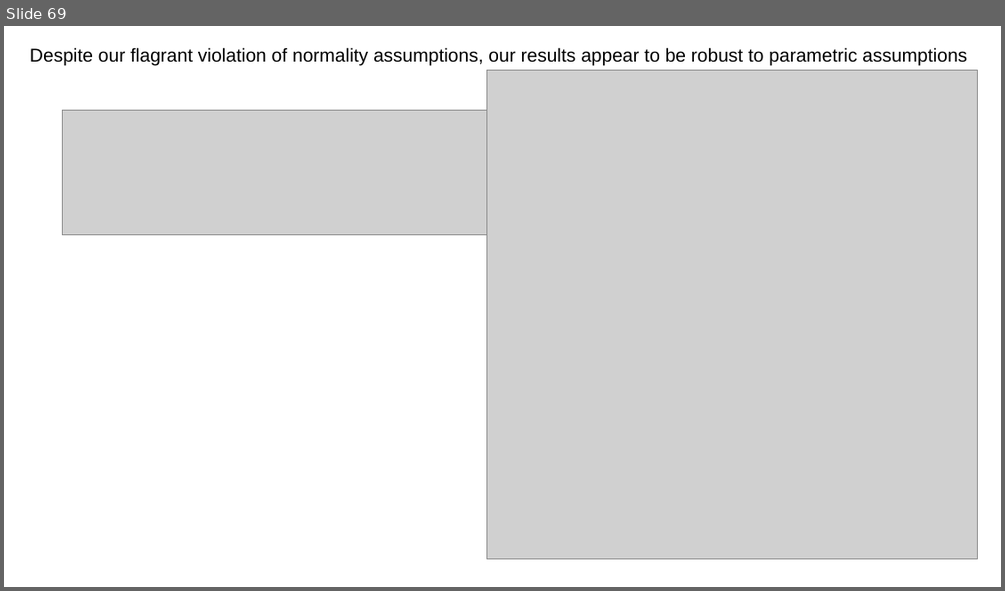
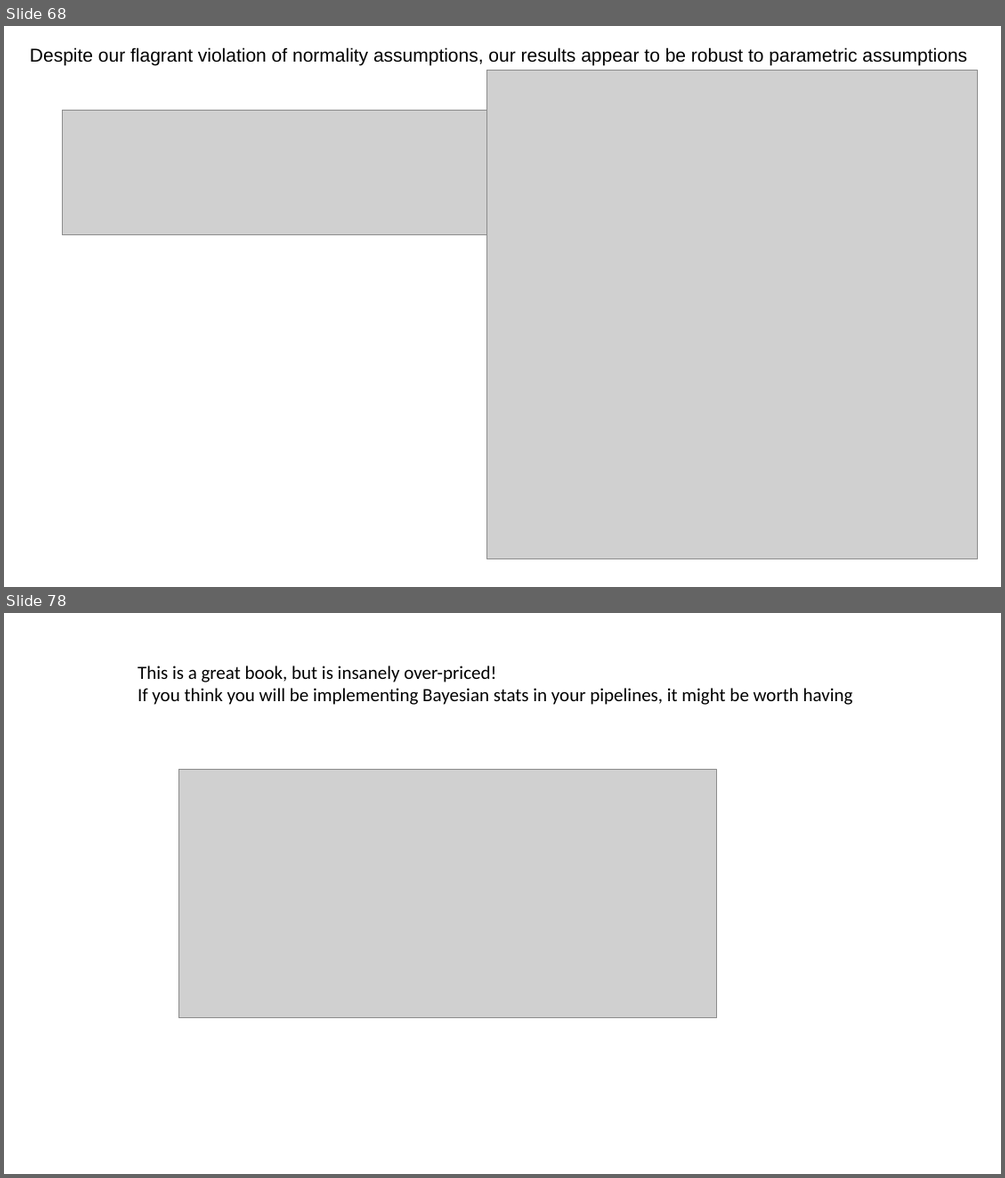
Before and after one commit to afodor/afodor.github.io, a slide deck: classes/ChapelHill2016/ChapelHillWorkshop_Fodor.pptx. Shown one above the other, each under a label of ours: slide 69 before the commit, slides 68 and 78 after it; the slides between them are not shown. The pictures are 1005x591 and 1005x1178 pixels, drawn with LibreOffice and Linux fonts; fonts in the diff are those of the drawing; grey boxes stand for pictures. Boxes give left, top, right and bottom in pixels: in the first picture for what was removed or moved away, otherwise in the second. Text is boxed around its words. In the diff, an @@ line names an element or a change of style, - is before the commit and + after.

Commit message:
add references to text books...

```diff
--- a/classes/ChapelHill2016/ChapelHillWorkshop_Fodor.pptx
+++ b/classes/ChapelHill2016/ChapelHillWorkshop_Fodor.pptx
@@ slide 78 added at bbox=[4, 613, 1001, 1174], background #FFFFFF @@
@@ text added at bbox=[138, 666, 853, 705], 18 pt, text #000000 @@
+This is a great book, but is insanely over-priced!
+If you think you will be implementing Bayesian stats in your pipelines, it might be worth having
@@ picture added at bbox=[178, 770, 717, 1018] @@
@@ what was slide 69 is now slide 68 @@
```
Also in this commit, not shown: 1 slide changed, 16 other slides added, 1 slide removed.
